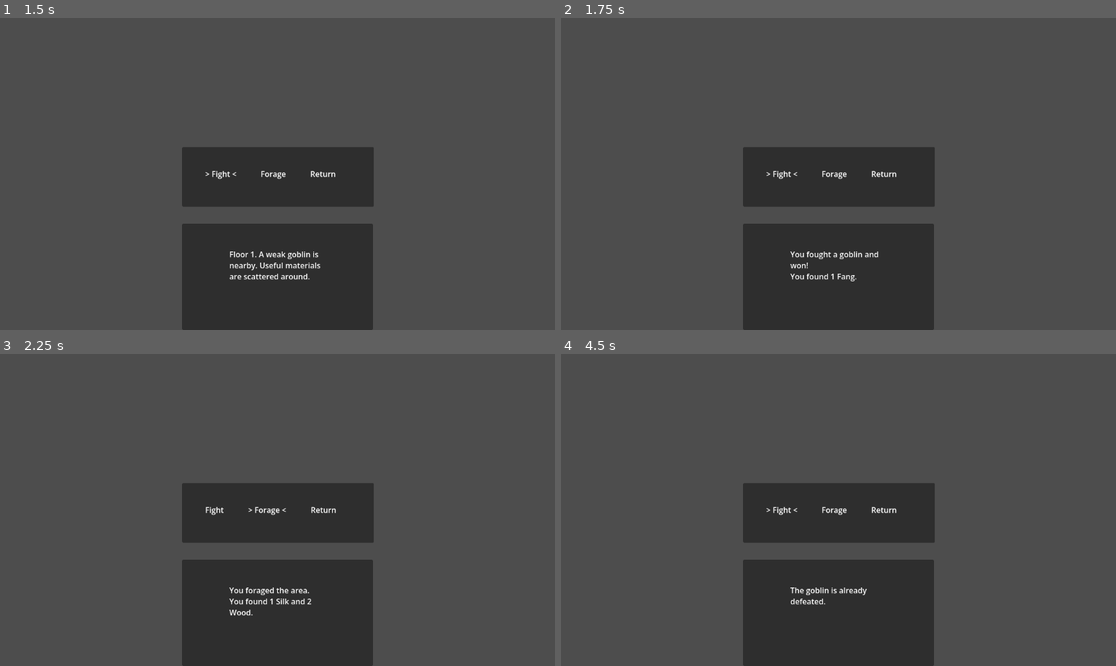
Above: before the commit, frames 1-4 (two rows, left to right).
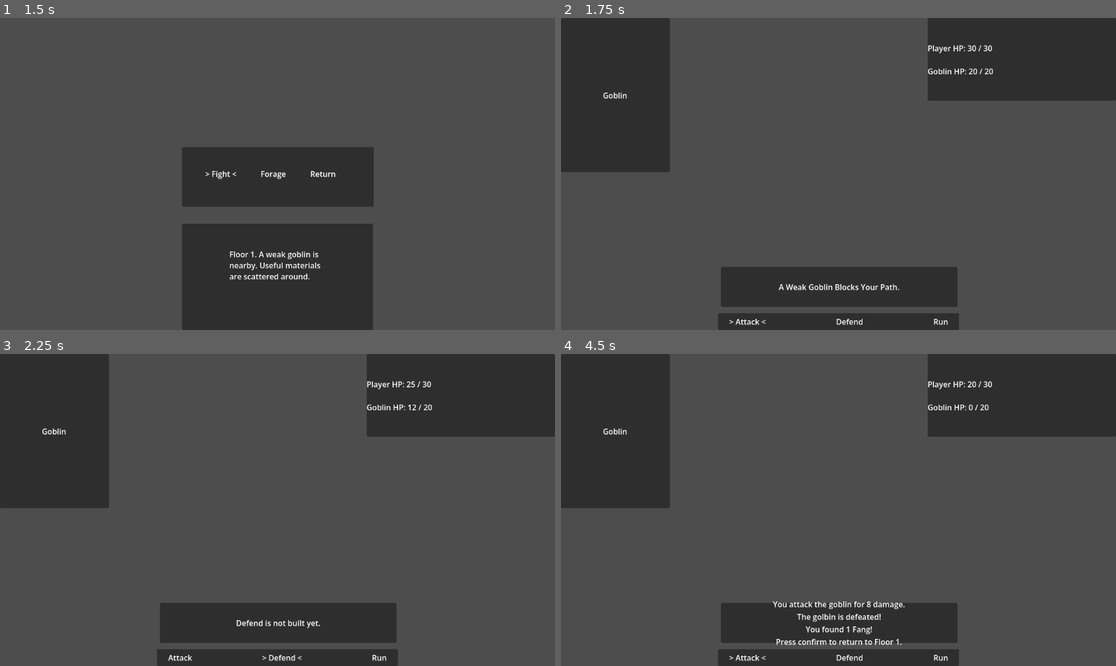
Above: after the commit, the same moments.

Repository: RaoulTheF00l/Tower-Slice
Game: Godot game, scene res://Scene/title.tscn
Same seed, same stepped clock (60 frames per second), same inputs: the game is played once before the commit and once after it.
Inputs:
- Up to frame 1 (1.5 s): tap Enter (ui_accept) at 0.5, 1.35 s; hold Right (ui_right) 0.53-1.28 s; hold Enter (ui_accept) 0.53-1.28 s; hold Left (ui_left) from 1.28 s (still down)
- Up to frame 2 (1.75 s): keep holding Left (ui_left); tap Enter (ui_accept) at 1.52 s
- Up to frame 3 (2.25 s): tap Enter (ui_accept) at 1.82 s; release Left (ui_left) at 2.03 s; hold Right (ui_right) from 2.03 s (still down); hold Enter (ui_accept) from 2.03 s (still down)
- Up to frame 4 (4.5 s): release Enter (ui_accept) at 2.78 s; tap Enter (ui_accept) at 2.85, 3.02, 3.32, 3.5, 4.35 s; release Right (ui_right) at 3.53 s; hold Enter (ui_accept) 3.53-4.28 s; hold Left (ui_left) from 3.53 s (still down)

Frame 1 is identical in both runs. In frame 2, 32% of the frame differs, in the area x 0-100%, y 0-100%; in frame 3, 32%; in frame 4, 33%.

Commit message:
Linked scene +  added stubs

Diff:
--- a/Scene/combat.tscn
+++ b/Scene/combat.tscn
@@ -1,6 +1,6 @@
 [gd_scene format=3 uid="uid://c7t4253eipjyc"]
 
-[ext_resource type="Script" uid="uid://bfid1s5cxufof" path="res://Scene/combat.gd" id="1_6nktc"]
+[ext_resource type="Script" uid="uid://bfid1s5cxufof" path="res://Scripts/combat.gd" id="1_6nktc"]
 
 [node name="Combat" type="Control" unique_id=242215240]
 layout_mode = 3
--- a/Scene/combat.gd
+++ b/Scripts/combat.gd
@@ -10,6 +10,9 @@
 @onready var attack_label: Label = $CommandPanel/HBoxContainer/AttackLabel
 @onready var defend_label: Label = $CommandPanel/HBoxContainer/DefendLabel
 @onready var run_label: Label = $CommandPanel/HBoxContainer/RunLabel
+
+var battle_over := false
+var battle_won := false
 
 
 var player_maxHp := 30
@@ -49,6 +52,13 @@
 
 
 func _unhandled_input(event: InputEvent) -> void:
+	if event.is_action_pressed("ui_accept") and battle_over:
+		get_tree().change_scene_to_file("res://Scene/first_floor.tscn")
+		return
+
+	if battle_over:
+		return
+
 	if event.is_action_pressed("ui_right"):
 		selected_command_index += 1
 
@@ -103,7 +113,7 @@
 	_update_status()
 
 	if enemy_hp <= 0:
-		message_label.text += "\nThe goblin is defeated!"
+		_win_battle()
 		return
 
 	_enemy_turn()
@@ -120,3 +130,19 @@
 
 	if player_hp <= 0:
 		message_label.text += "\nYou were defeated..."
+
+
+func _win_battle() -> void:
+	battle_over = true
+	battle_won = true
+
+	Gamestate.fang += 1
+	Gamestate.fought_floor_1 = true
+
+	message_label.text += "\nThe golbin is defeated!"
+	message_label.text += "\nYou found 1 Fang!"
+	message_label.text += "\nPress confirm to return to Floor 1."
+
+
+func _lose_battle() -> void:
+	pass
--- a/Scripts/first_floor.gd
+++ b/Scripts/first_floor.gd
@@ -67,6 +67,8 @@
 		message_label.text = "The goblin is already defeated."
 		return
 
+	get_tree().change_scene_to_file("res://Scene/combat.tscn")
+
 	Gamestate.fang += 1
 	Gamestate.fought_floor_1 = true
 	message_label.text = "You fought a goblin and won!\nYou found 1 Fang."
Renamed: Scene/combat.gd.uid -> Scripts/combat.gd.uid
